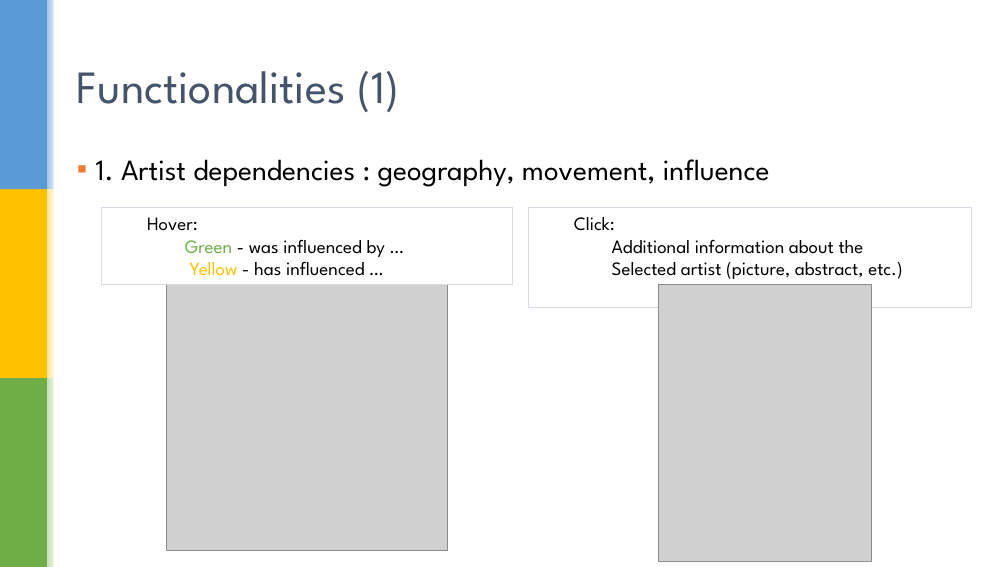
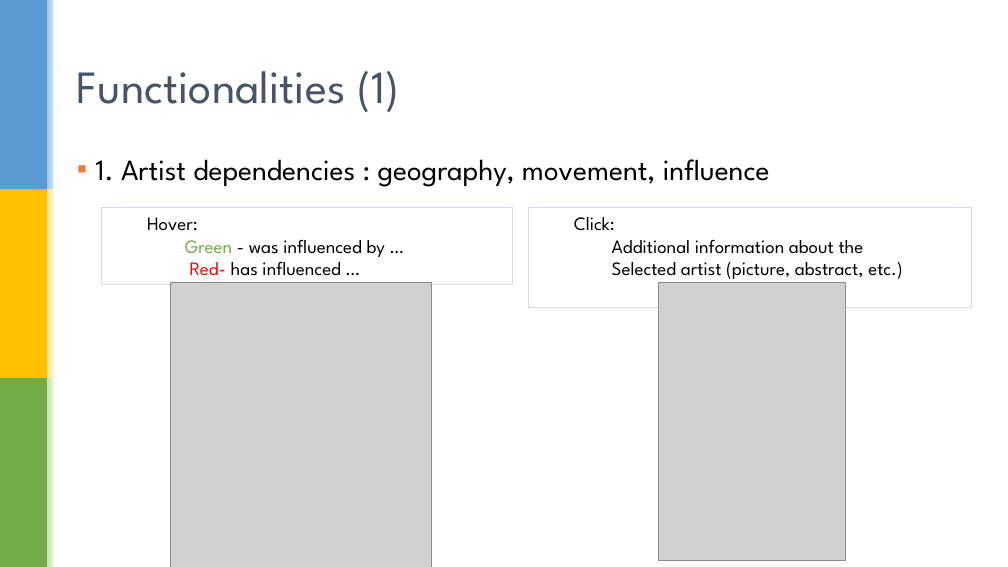
Before and after one commit to oana906/ArtViz, a slide deck: slide 7 of ArtViz2.pptx. Drawn at 1008x567 pixels with LibreOffice and Linux fonts; fonts in the diff are those of the drawing; grey boxes stand for pictures; background and template pictures are left out. Boxes give left, top, right and bottom in pixels: in the first picture for what was removed or moved away, otherwise in the second. Text is boxed around its words. In the diff, an @@ line names an element or a change of style, - is before the commit and + after.

Commit message:
2nd presentation changes

```diff
--- a/ArtViz2.pptx
+++ b/ArtViz2.pptx
@@ text in rectangle at [190, 261, 341, 276]: text changed @@
-    Yellow - has influenced …
+    Red- has influenced …
@@ picture: place and size @@
-picture at [167, 284, 448, 550]
+picture at [170, 282, 432, 567]
@@ picture: place and size @@
-picture at [658, 284, 871, 561]
+picture at [659, 282, 846, 560]
```
Also in this commit, not shown: 6 other slides changed, 2 slides added.
